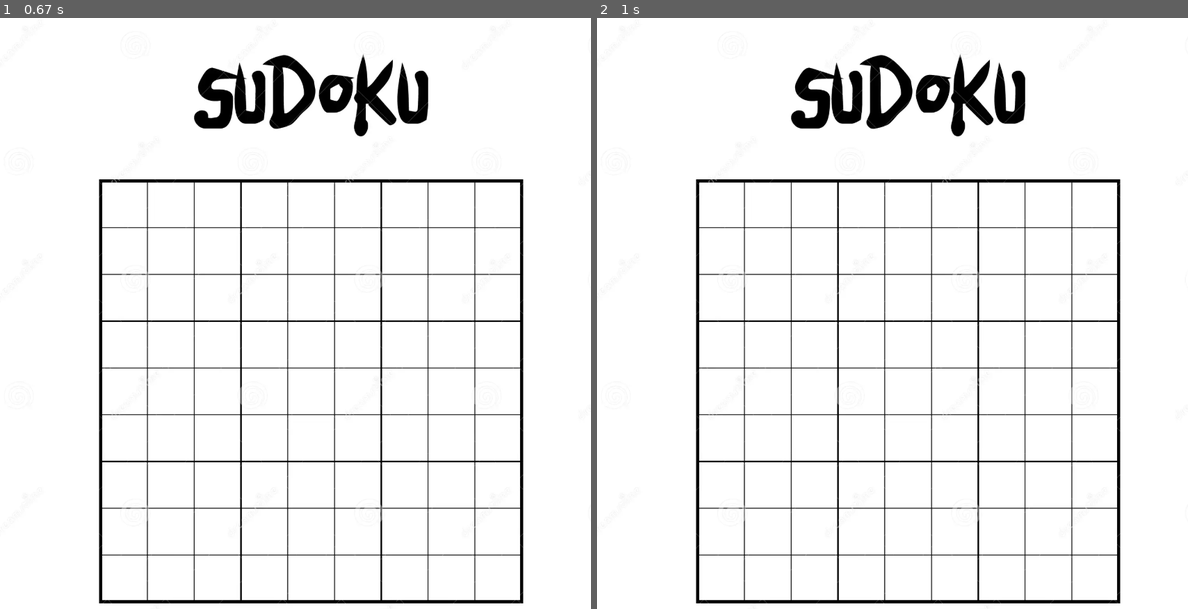
Above: before the commit, frames 1-2 (left to right).
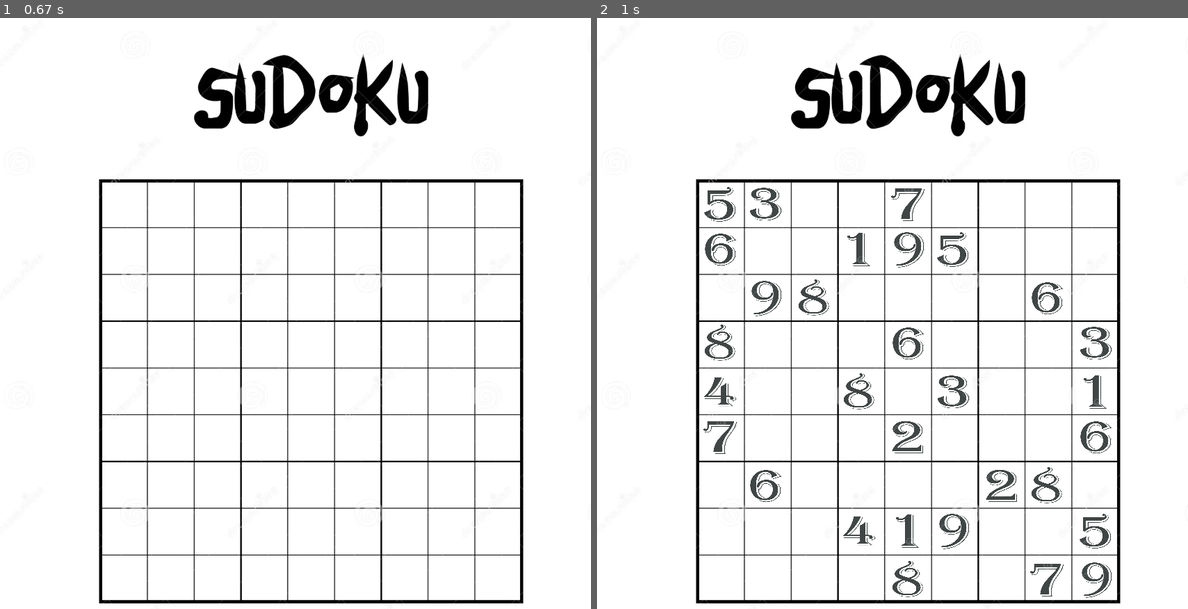
Above: after the commit, the same moments.

Repository: memdygu100/Sudoku-Pygame
Game: pygame game, started from main.py
The game is run twice, just before and just after one commit, with the same random seed, the same clock (stepped at 60 frames per second) and the same inputs.
Inputs (mouse positions are in pixels of both pictures, inside the frame that each line leads up to):
- Up to frame 1 (0.67 s): no input
- Up to frame 2 (1 s): click (898, 354) at 0.88 s

Frame 1 is identical in both runs. In frame 2, 3.1% of the frame differs, in the area x 18-88%, y 28-99%.

Commit message:
Algoritmo verificação sudoku

Diff:
--- a/Matrizes.py
+++ b/Matrizes.py
@@ -1,12 +1,45 @@
-Sudoku_playground = [['', '', '', '', '', '', '', '', ''],
-                     ['', '', '', '', '', '', '', '', ''],
-                     ['', '', '', '', '', '', '', '', ''],
-                     ['', '', '', '', '', '', '', '', ''],
-                     ['', '', '', '', '', '', '', '', ''],
-                     ['', '', '', '', '', '', '', '', ''],
-                     ['', '', '', '', '', '', '', '', ''],
-                     ['', '', '', '', '', '', '', '', ''],
-                     ['', '', '', '', '', '', '', '', '']]
+Sudoku_playground = [[5, 3, '', '', 7, '', '', '', ''],
+                     [6, '', '', 1, 9, 5, '', '', ''],
+                     ['', 9, 8, '', '', '', '', 6, ''],
+                     [8, '', '', '', 6, '', '', '', 3],
+                     [4, '', '', 8, '', 3, '', '', 1],
+                     [7, '', '', '', 2, '', '', '', 6],
+                     ['', 6, '', '', '', '', 2, 8, ''],
+                     ['', '', '', 4, 1, 9, '', '', 5],
+                     ['', '', '', '', 8, '', '', 7, 9]]
 
 posicoes_x = [150, 215, 285, 350, 420, 485, 555, 620, 690]
 posicoes_y = [240, 305, 375, 440, 510, 575, 645, 710, 780]
+colunas = []
+
+def verifica_submatriz_unica(submatriz):
+    numeros = [num for linha in submatriz for num in linha if num != 0]
+    return len(numeros) == len(set(numeros))
+
+def verificacao():
+    submatrizes = []
+
+    for bloco_linha in range(3):
+        for bloco_coluna in range(3):
+            submatriz = []
+            for i in range(3):
+                linha = []
+                for j in range(3):
+                    linha.append(Sudoku_playground[bloco_linha * 3 + i][bloco_coluna * 3 + j])
+                submatriz.append(linha)
+            submatrizes.append(submatriz)
+
+    todas_validas = all(verifica_submatriz_unica(sub) for sub in submatrizes)
+
+    for i in range(len(Sudoku_playground)):
+        colunas = []
+        for j in range(len(Sudoku_playground)):
+            if Sudoku_playground[i].count(Sudoku_playground[i][j]) != 1:
+                return False
+            colunas.append(Sudoku_playground[j][i])
+        for k in range(len(Sudoku_playground)):
+            if colunas.count(Sudoku_playground[k][i]) != 1:
+                return False
+    if not todas_validas:
+        return False
+    return True
--- a/Playgrond.py
+++ b/Playgrond.py
@@ -24,3 +24,13 @@
 
 # janela.blit(nave_player, (pos_x_player, pos_y_player))
 # print(pos_x_player, pos_y_player)
+# lista = [1, 2, 3, ]
+# print (lista.count(1))
+# matriz1 = [[1, 2], [3, 4]]
+# matriz2 = [[5, 6], [7, 8]]
+# matriz3 = [[9, 10], [11, 12]]
+# matrizes = [matriz1, matriz2, matriz3]
+# for i in range(2):
+#     matriz_analizada = matrizes[i]
+#     matriz_analizada_listada = matriz_analizada[i]
+#     print(matriz_analizada_listada)
--- a/main.py
+++ b/main.py
@@ -42,6 +42,11 @@
                 elif events.key == pygame.K_0:
                     Matrizes.Sudoku_playground[linha_selecionada][coluna_selecionada] = 0
                     precisa_redesenhar = True
+                elif events.key == pygame.K_RETURN:
+                    if Matrizes.verificacao():
+                        print("Sudoku Resolvido")
+                    else:
+                        print("Sudoku Incompleto")
     teclas = pygame.key.get_pressed()
 
 
@@ -78,11 +83,6 @@
         8: numero_8,
         9: numero_9
     }
-
-
-
-
-
     if precisa_redesenhar:
         for i, linha in enumerate(Matrizes.Sudoku_playground):
             for j, valor in enumerate(linha):
